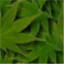
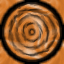
Comparing the layer stacks of the two 64×64 images. Changes:
added group "Layer Group #8" with 3 layers above "Leaf" over <box>0,0,64,64</box>
added layer "Layer #10" in group "Layer Group #8" over <box>0,0,64,64</box>
added layer "Layer #9" (multiply) in group "Layer Group #8" over <box>0,0,64,64</box>
added layer "Layer #8" in group "Layer Group #8" over <box>1,1,63,63</box>
hid "Layer #3" over <box>0,0,64,64</box>
